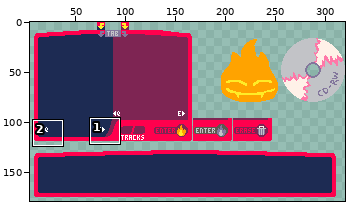
Two states of a pixel-art file, Graphics/Fullscreens/nero_bg.aseprite. The first picture is a wide view before the edit; the outline marks the close-up.
Close-up. Old version:
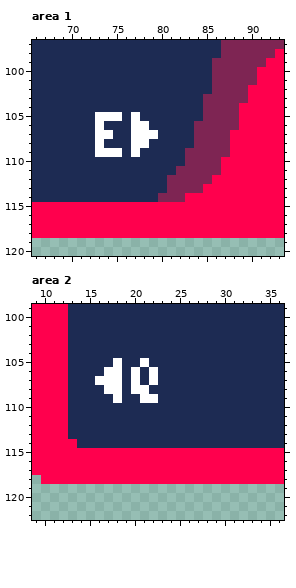
320x180 pixels, 1 frame. Shown: area 1: x 66..93, y 97..120; area 2: x 9..36, y 99..122. The wide view leaves out empty margins.
After the commit:
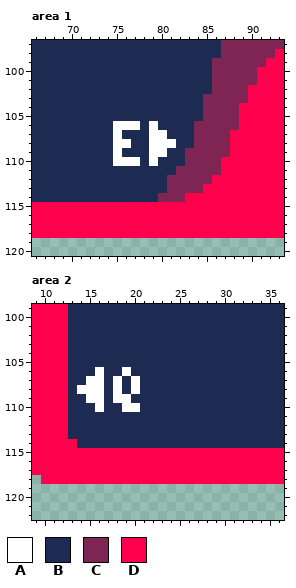
Palette (. is transparent): A #ffffff  B #1d2b53  C #7e2553  D #ff004d
Diff:
Changed rows in their new state; - is an unchanged pixel.
Area 1:
first column x 73:
105 BBB-B----
106 B-AA-BA--
107 BBA-BB-A-
108 B-AABBAAA
109 BB--B-AA-
110 --AAA-A--
Area 2:
first column x 14:
105 ----B--B-
106 --ABBAB-B
107 -A-B----B
108 AAAB---B-
109 -AA--A-BB
110 --A--AA--
